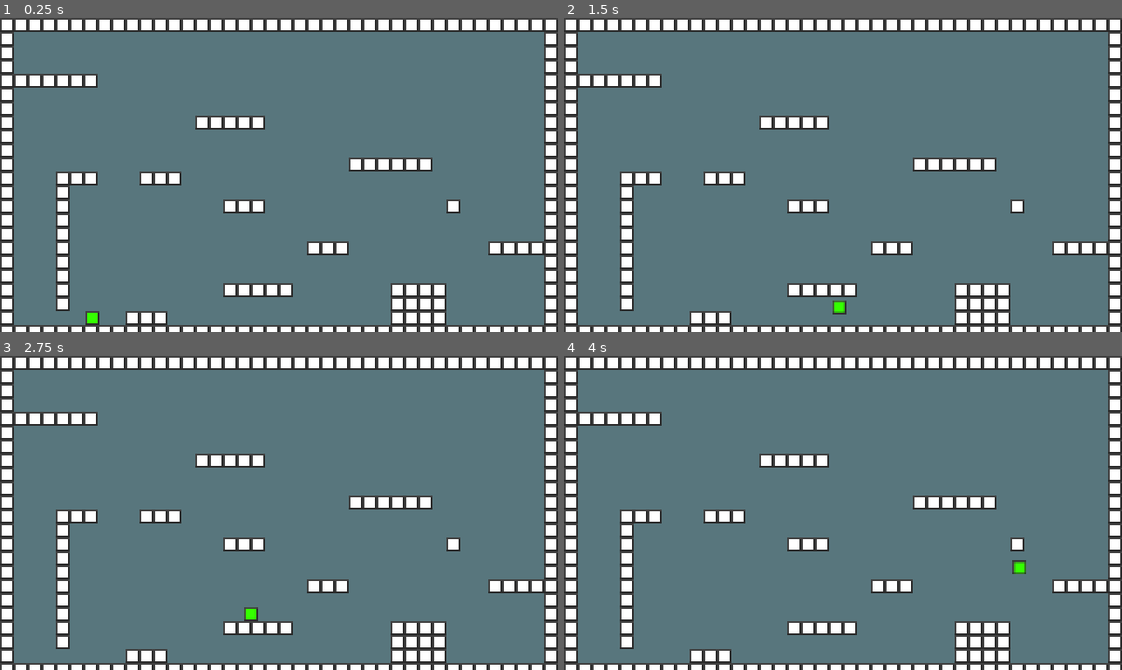
Above: before the commit, frames 1-4 (two rows, left to right).
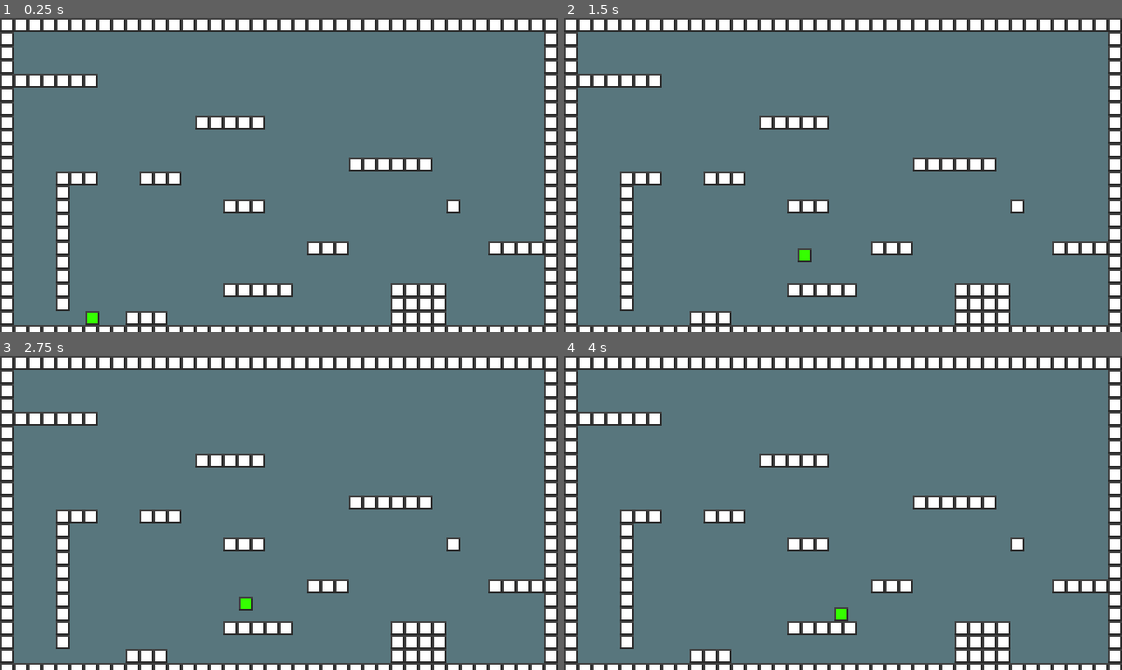
Above: after the commit, the same moments.

Repository: Yeetcoeschann7/Basic_Platformer
Game: Godot game, scene res://levels/test_levels/test_level1.tscn
The game is run twice, just before and just after one commit, with the same random seed, the same clock (stepped at 60 frames per second) and the same inputs.
Inputs:
- Up to frame 1 (0.25 s): no input
- Up to frame 2 (1.5 s): tap Enter at 0.5 s; hold Right (right) from 0.53 s (still down); tap Space (jump) at 0.6, 0.77, 1.07, 1.35 s
- Up to frame 3 (2.75 s): tap Space (jump) at 1.52, 1.82, 2.1 s; release Right (right) at 2.03 s; hold Left (left) from 2.03 s (still down)
- Up to frame 4 (4 s): release Left (left) at 2.78 s; hold Right (right) from 2.78 s (still down); tap Space (jump) at 2.85, 3.02, 3.32, 3.6, 3.77 s

The runs differ from the first frame. In frame 2, 0.2% of the frame differs, in the area x 41-51%, y 73-95%; in frame 3, 0.2%; in frame 4, 0.2%.

Commit message:
Perfected movement
Perfected movement and fixed graphical scaling issue

Diff:
--- a/player/player.gd
+++ b/player/player.gd
@@ -2,16 +2,18 @@
 
 const ACCELERATION = 0.3
 const FRICTION = 0.15
-const SPEED = 115.0
-const JUMP_VELOCITY = -270.0
-const WALL_PUSH = 200
-const BUFFER_LENGTH = 10
+const SPEED = 100.0
+const JUMP_VELOCITY = -200.0
+const WALL_PUSH = 180
+var BUFFER_LENGTH = 10
 const WALL_GRAVITY = 30
 # Get the gravity from the project settings to be synced with RigidBody nodes.
-var gravity = 950
+var gravity = 525
 var jumpReset = false
 var buffer_frames = 0
 var is_sliding = false
+var no_move = ["left", "right"]
+
 
 
 func _physics_process(delta):
@@ -24,7 +26,8 @@
 	compute_particles()
 
 func walk(_delta):
-	var direction = Input.get_axis("left", "right")
+	var direction = Input.get_axis(no_move[0], no_move[1])
+
 	if direction:
 		velocity.x = lerp(velocity.x, direction * SPEED, ACCELERATION)
 	else:
@@ -33,22 +36,28 @@
 func jump(delta):
 	if Input.is_action_just_pressed("jump"):
 		buffer_frames = BUFFER_LENGTH
+		if $ray_right.is_colliding() and (Input.is_action_pressed("left") or Input.is_action_pressed("right")) and not is_on_floor():
+			velocity.y = JUMP_VELOCITY
+			velocity.x = -WALL_PUSH
+			no_move = ["left", "none"]
+			$move_timer.start()
+			reset_buffer()
+		if $ray_left.is_colliding() and (Input.is_action_pressed("left") or Input.is_action_pressed("right")) and not is_on_floor():
+			velocity.y = JUMP_VELOCITY
+			velocity.x = WALL_PUSH
+			no_move = ["none", "right"]
+			$move_timer.start()
+			reset_buffer()
 
 	if buffer_frames > 0:
 		if is_on_floor() or jumpReset == true:
 			velocity.y = JUMP_VELOCITY
-		if $ray_right.is_colliding() and Input.is_action_pressed("left") and not is_on_floor():
-			velocity.y = JUMP_VELOCITY
-			velocity.x = -WALL_PUSH
-			reset_buffer()
-		if $ray_left.is_colliding() and Input.is_action_pressed("right") and not is_on_floor():
-			velocity.y = JUMP_VELOCITY
-			velocity.x = WALL_PUSH
-			reset_buffer()
+
 	if Input.is_action_just_released("jump") and not is_on_floor():
 		if velocity.y < -100:
 			velocity.y = -100
 
+	velocity.y = min(velocity.y, 500)
 	velocity.y += gravity * delta
 	buffer_frames -= 1
 
@@ -66,20 +75,19 @@
 		is_sliding = false
 
 	if is_sliding:
-		velocity.y += (WALL_GRAVITY * delta)
+		velocity.y += WALL_GRAVITY * delta
 		velocity.y = min(velocity.y, WALL_GRAVITY)
 
 func compute_particles():
 	if not is_on_floor() and $ray_right.is_colliding():
 		$ray_right/particles_right.emitting = true
-	#elif is_on_floor() and velocity.x < -5:
-		#$ray_right/particles_right.emitting = true
 	else:
 		$ray_right/particles_right.emitting = false
 
 	if not is_on_floor() and $ray_left.is_colliding():
 		$ray_left/particles_left.emitting = true
-	#elif is_on_floor() and velocity.x > 5:
-		#$ray_left/particles_left.emitting = true
 	else:
 		$ray_left/particles_left.emitting = false
+
+func _on_move_timer_timeout():
+	no_move = ["left", "right"]
--- a/player/player.tscn
+++ b/player/player.tscn
@@ -73,3 +73,9 @@
 amount = 20
 process_material = SubResource("ParticleProcessMaterial_0ax7x")
 lifetime = 0.3
+
+[node name="move_timer" type="Timer" parent="."]
+wait_time = 0.6
+one_shot = true
+
+[connection signal="timeout" from="move_timer" to="." method="_on_move_timer_timeout"]
--- a/project.godot
+++ b/project.godot
@@ -47,9 +47,14 @@
 , Object(InputEventJoypadButton,"resource_local_to_scene":false,"resource_name":"","device":-1,"button_index":14,"pressure":0.0,"pressed":true,"script":null)
 ]
 }
+none={
+"deadzone": 0.5,
+"events": []
+}
 
 [rendering]
 
+textures/canvas_textures/default_texture_filter=0
 renderer/rendering_method="gl_compatibility"
 renderer/rendering_method.mobile="gl_compatibility"
 textures/default_filters/anisotropic_filtering_level=0
Not shown, added: audio/sfx/Menu_Nav.wav.import
Not shown, added: export_presets.cfg
Not shown, added: audio/sfx/Menu_Nav.wav
